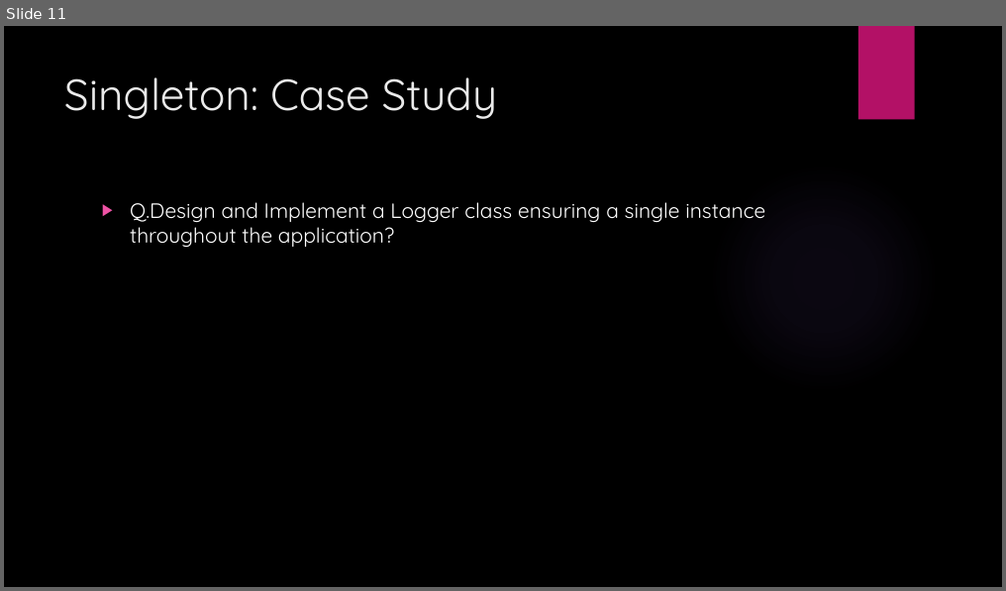
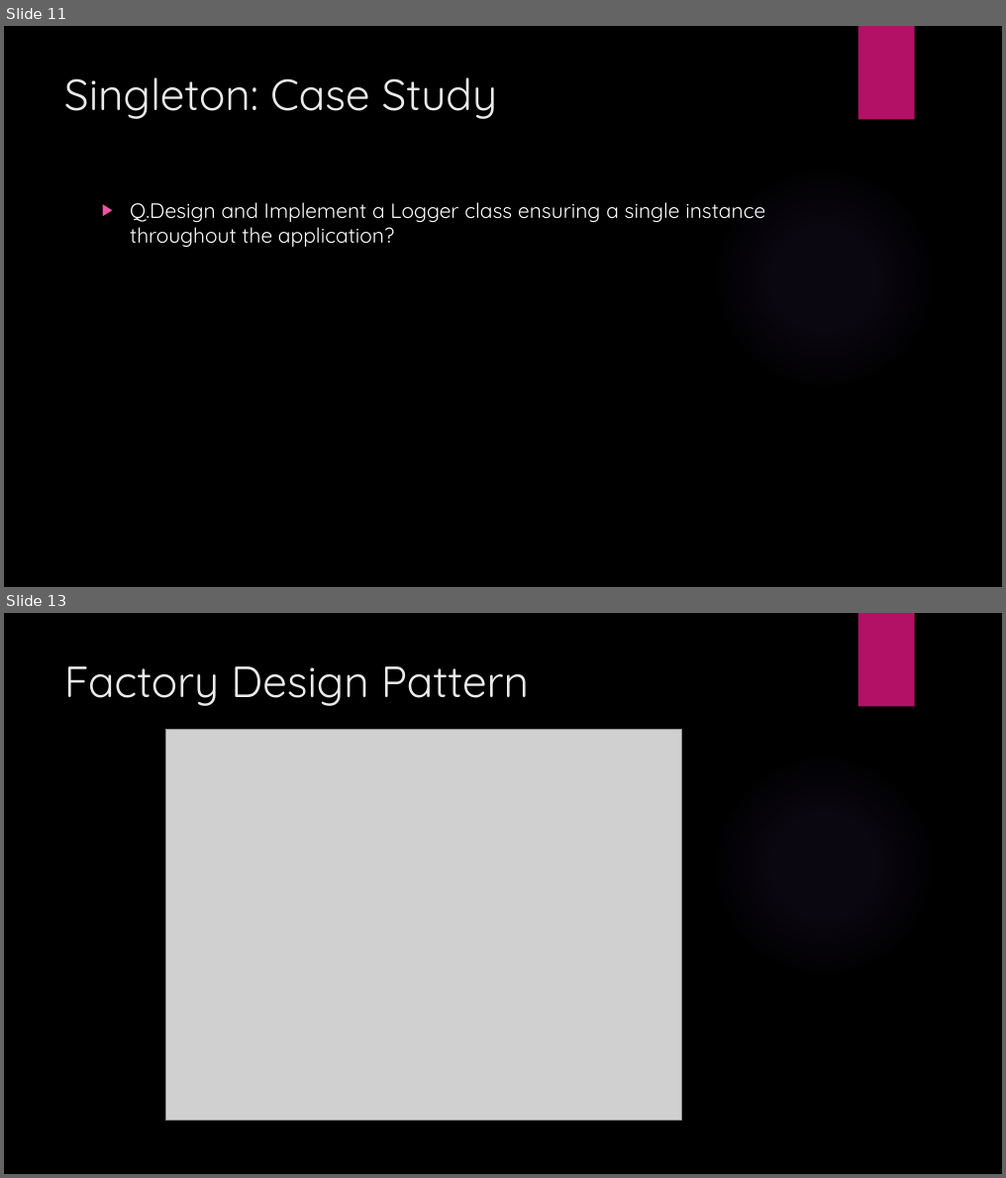
Before and after one commit to coderameen/Software-Architecture-and-Design-Patterns-in-Python-and-StarUML-Tool, a slide deck: Software Design Patterns PPT.pptx. Shown one above the other, each under a label of ours: slide 11 before the commit, slides 11 and 13 after it; the slides between them are not shown. The pictures are 1006x591 and 1006x1178 pixels, drawn with LibreOffice and Linux fonts; fonts in the diff are those of the drawing; grey boxes stand for pictures; background and template pictures are left out. Boxes give left, top, right and bottom in pixels: in the first picture for what was removed or moved away, otherwise in the second. Text is boxed around its words. In the diff, an @@ line names an element or a change of style, - is before the commit and + after.

Commit message:
added Design pattern PPT

```diff
--- a/Software Design Patterns PPT.pptx
+++ b/Software Design Patterns PPT.pptx
@@ slide 13 added at (x1=4, y1=613, x2=1002, y2=1174), background picture (left out); not listed: 2 template elements that a slide beside it also shows @@
@@ title added at (x1=64, y1=666, x2=529, y2=706), 42 pt, text #EBEBEB @@
+Factory Design Pattern
@@ picture added at (x1=165, y1=729, x2=681, y2=1121) @@
```
Also in this commit, not shown: 6 slides changed, 15 other slides added.
